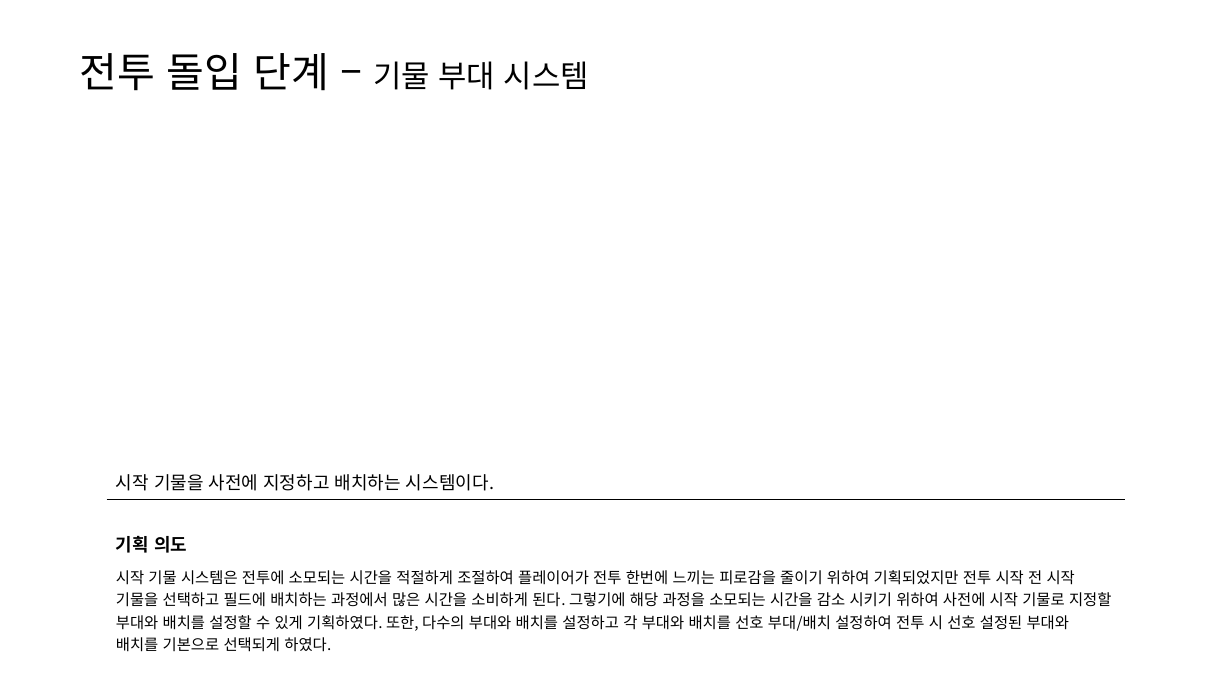
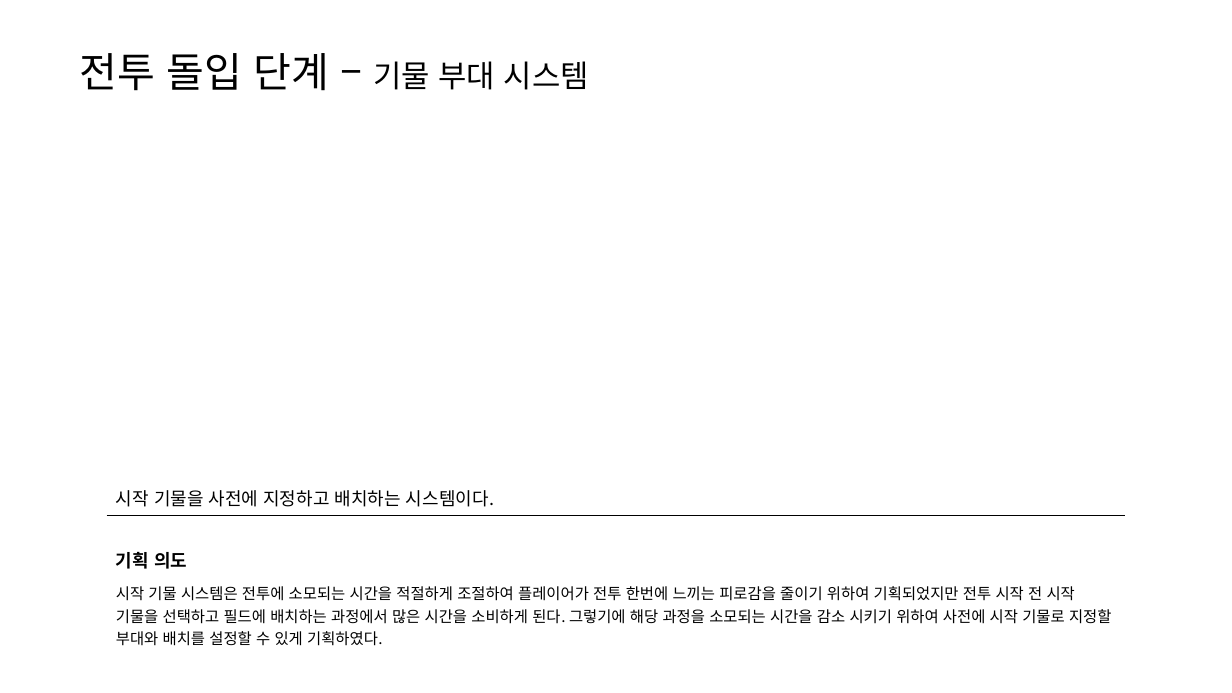
Before and after one commit to yjk0401/unityenginebasic_9th, a slide deck: slide 7 of 기획/체스/체스 전투 시스템 기획서.pptx. Drawn at 1232x693 pixels with LibreOffice and Linux fonts; fonts in the diff are those of the drawing. Boxes give left, top, right and bottom in pixels: in the first picture for what was removed or moved away, otherwise in the second. Text is boxed around its words. In the diff, an @@ line names an element or a change of style, - is before the commit and + after.

```diff
--- a/기획/체스/체스 전투 시스템 기획서.pptx
+++ b/기획/체스/체스 전투 시스템 기획서.pptx
@@ table at [106, 481, 1125, 650] @@
-row 3, column 1: 시작 기물 시스템은 전투에 소모되는 시간을 적절하게 조절하여 플레이어가 전투 한번에 느끼는 피로감을 줄이기 위하여 기획되었지만 전투 시작 전 시작 기물을 선택하고 필드에 배치하는 과정에서 많은 시간을 소비하게 된다. 그렇기에 해당 과정을 소모되는 시간을 감소 시키기 위하여 사전에 시작 기물로 지정할 부대와 배치를 설정할 수 있게 기획하였다. 또한, 다수의 부대와 배치를 설정하고 각 부대와 배치를 선호 부대/배치 설정하여 전투 시 선호 설정된 부대와 배치를 기본으로 선택되게 하였다.
+row 3, column 1: 시작 기물 시스템은 전투에 소모되는 시간을 적절하게 조절하여 플레이어가 전투 한번에 느끼는 피로감을 줄이기 위하여 기획되었지만 전투 시작 전 시작 기물을 선택하고 필드에 배치하는 과정에서 많은 시간을 소비하게 된다. 그렇기에 해당 과정을 소모되는 시간을 감소 시키기 위하여 사전에 시작 기물로 지정할 부대와 배치를 설정할 수 있게 기획하였다.
@@ table: place and size @@
-table at [106, 464, 1125, 656]
+table at [106, 481, 1125, 650]
```
Also in this commit, not shown: 8 other slides changed, 1 slide added, 1 slide removed, 1 other file.
